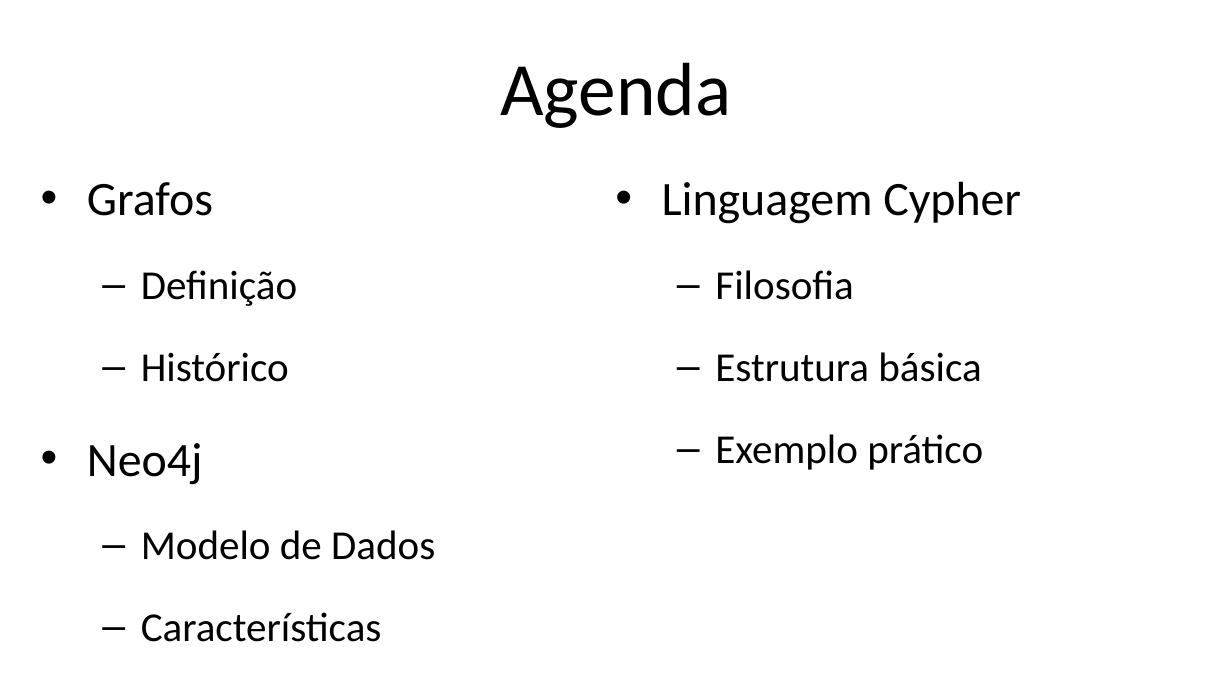
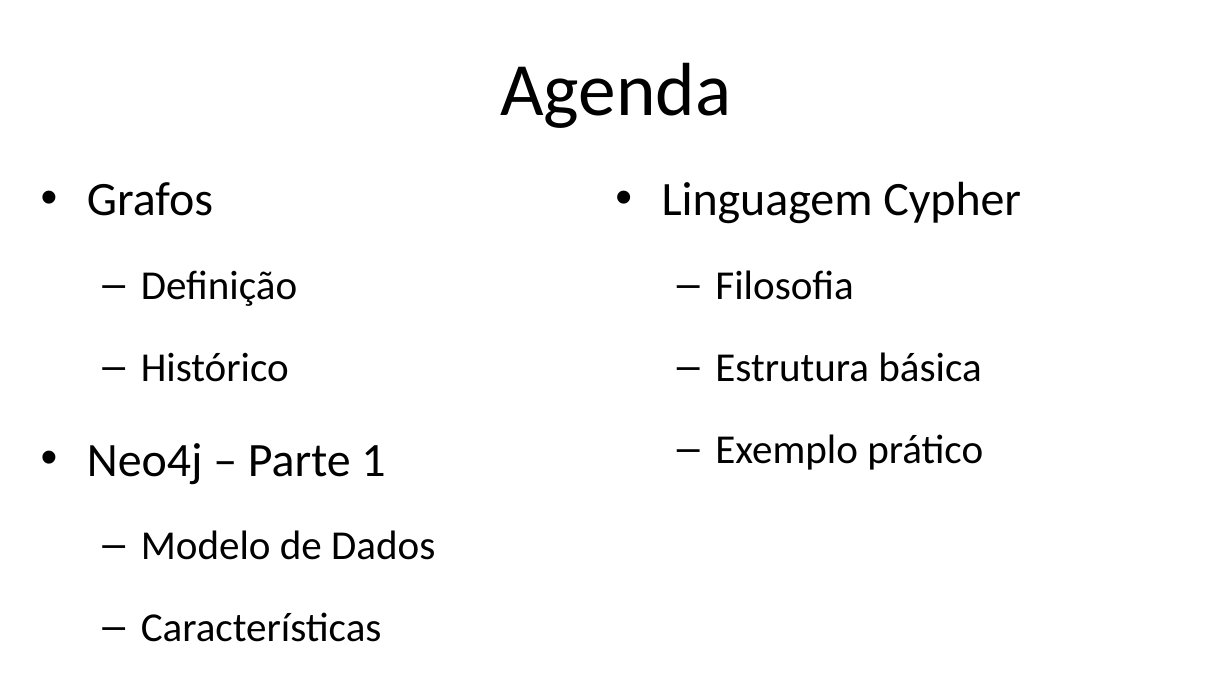
Before and after one commit to luizfloripa/neo4j, a slide deck: slide 2 of UNISUL-201807/slides/Oficina Neo4j - Parte I.pptx. Drawn at 1232x693 pixels with LibreOffice and Linux fonts; fonts in the diff are those of the drawing; background and template pictures are left out. Boxes give left, top, right and bottom in pixels: in the first picture for what was removed or moved away, otherwise in the second. Text is boxed around its words. In the diff, an @@ line names an element or a change of style, - is before the commit and + after.

```diff
--- a/UNISUL-201807/slides/Oficina Neo4j - Parte I.pptx
+++ b/UNISUL-201807/slides/Oficina Neo4j - Parte I.pptx
@@ text at <box>87,443,385,485</box>: text changed @@
-• Neo4j
+• Neo4j – Parte 1
```
Also in this commit, not shown: 2 other slides changed.
